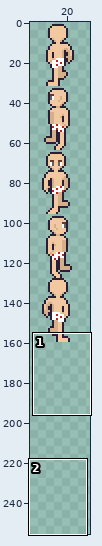
Two states of a pixel-art file, ASSETS/ART/SPRITESHEETS/PLAYER_MASTER.aseprite. The first picture is a wide view before the edit; the outline marks the close-up.
Close-up. Before the commit:
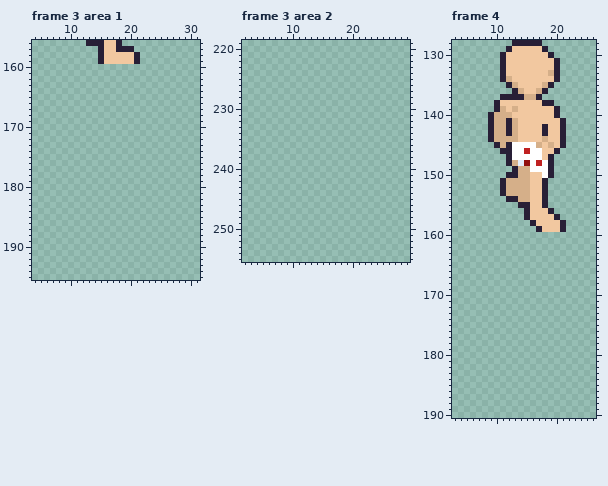
32x256 pixels, 4 frames. Shown: frame 3 area 1: x 4..31, y 156..195; frame 3 area 2: x 2..29, y 219..255; frame 4: x 3..26, y 128..190. The wide view leaves out empty margins. The commit also changed other frames or places, which this record leaves out.
And afterwards:
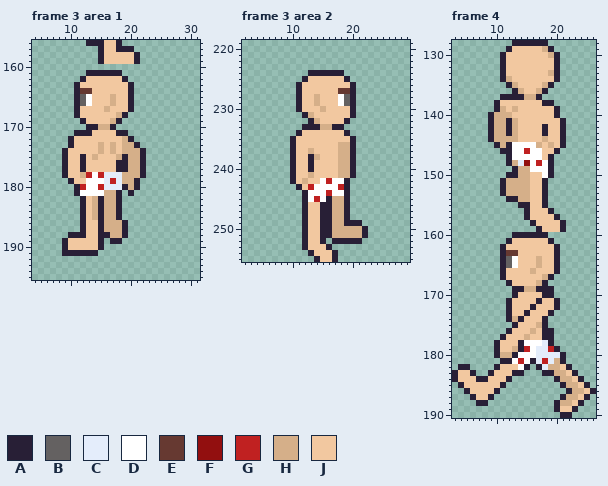
Palette (. is transparent): A #281f36  B #646161  C #e4edfb  D #ffffff  E #663931  F #920f0f  G #c02121  H #d5af89  J #f2c8a0
The edit:
Changed rows in their new state; - is an unchanged pixel.
Frame 3 area 1, layer "NOTHING REF v0":
first column x 9:
161 ----AAAAAA----
162 ---AJJJJJJA---
163 --AJJJJJJJJA--
164 --AEEJJJJJJA--
165 --ABDJJJHJJA--
166 --ABDJJJHJJA--
167 --AJJJJHJJJA--
168 --AJJJJJJHA---
169 ---AJJJJHA----
170 ----AAHHA-----
171 --AAAJJJJAA---
172 -AJJJJJJJJHA--
173 -AJJJJHJHJHHA-
174 AJJJJJHJHJHHHA
175 AJJAJHJJJHAHHA
176 AJJAJJJJJAAHHA
177 AJJAJJJJJAAHHA
178 AJJHGDGCCCHHHA
179 -AJJDDDCGCHHA-
180 --AGDDGCCCAHA-
181 --ADDDDHHA-A--
182 ---AJHAHHA----
183 ---AJHAHHA----
184 ---AJHAHHA----
185 ---AJHAHHA----
186 ---AJJAHHHA---
187 ---AJJAHHHA---
188 -AAAJJAAHHA---
189 AJJJJJA-AA----
190 AJJJJJA-------
191 AAAAAA--------
Frame 3 area 2, layer "NOTHING REF v0":
first column x 10:
224 ---AAAAAA----
225 --AJJJJJJA---
226 -AJJJJJJJJA--
227 -AJJJJJJEEA--
228 -AJJHJJJDBA--
229 -AJJHJJJDBA--
230 -AJJJHJJJJA--
231 --AHJJJJJJA--
232 ---AHJJJJA---
233 --AAAHHAA----
234 -AJJJJJJJA---
235 AJJJJJJJJJA--
236 AJJJJJJJHHA--
237 AJJHJJJJHHA--
238 AJJAHJJJHHA--
239 AJJAJJJJHHA--
240 AJJAJJJJHHA--
241 AJJHJJJJHHA--
242 AJHJJDGDDA---
243 -AJGDDDDGA---
244 --ADDDGDDA---
245 --ADGDAHHA---
246 --AJJAAHHA---
247 --AJJAAHHA---
248 --AJJAAHHA---
249 --AJJAAHHAAA-
250 --AJJAAHHHHHA
251 --AJJAAHHHHHA
252 --AJJA-AAAAA-
253 --AJJJA------
254 ---AJJJA-----
255 ----AJJA-----
Frame 4, layer "NOTHING REF v0":
first column x 18:
128 A--
129 HA-
130 -HA
first column x 3:
160 ----------AAAAAA--------
161 ---------AJJJJJJA-------
162 --------AJJJJJJJJA------
163 --------AEEJJJJJJA------
164 --------ABDJJJHJJA------
165 --------ABDJJJHJJA------
166 --------AJJJJHJJJA------
167 --------AJJJJJJHA-------
168 ---------AJJJJHA--------
169 ----------AAHHAAA-------
170 ----------AJJJJAA-------
171 ---------AJJJJAJJA------
172 ---------AJJJAJJJA------
173 ---------AJJAJJJA-------
174 ---------AHAJJJA--------
175 ----------AJJJHA--------
176 ---------AJJJHJAA-------
177 --------AJJJHJJAA-------
178 -------AJJJADDDCA-------
179 -------AJJHAGDCCGA------
180 -------AHHADDDCCCCA-----
181 --------AADGDACGCHA-----
182 -AA----AJJJDA-ACHHJA----
183 AJJA--AJJJAA---AAHHJA---
184 AJJJAAJJJA-------AHHJA--
185 -AJJJJJJA---------AHHJA-
186 --AJJJJA-----------AHHJA
187 ---AJJA-----------AHHJA-
188 ----AA-----------AHHJA--
189 -----------------AJJA---
190 ------------------AA----
Where, in picture pixels (left, top, right, bottom), the same in both close-ups:
added: (62, 70, 146, 256)
added: (290, 70, 368, 262)
changed: (542, 40, 560, 58)
added: (452, 232, 596, 418)
